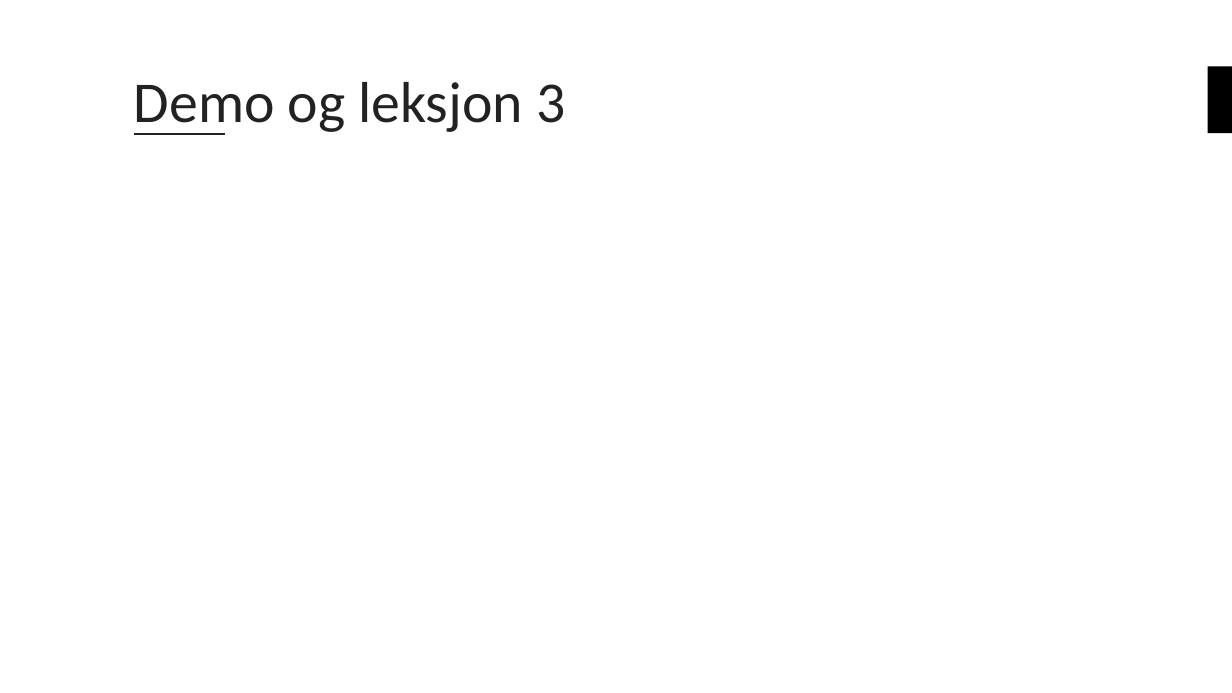
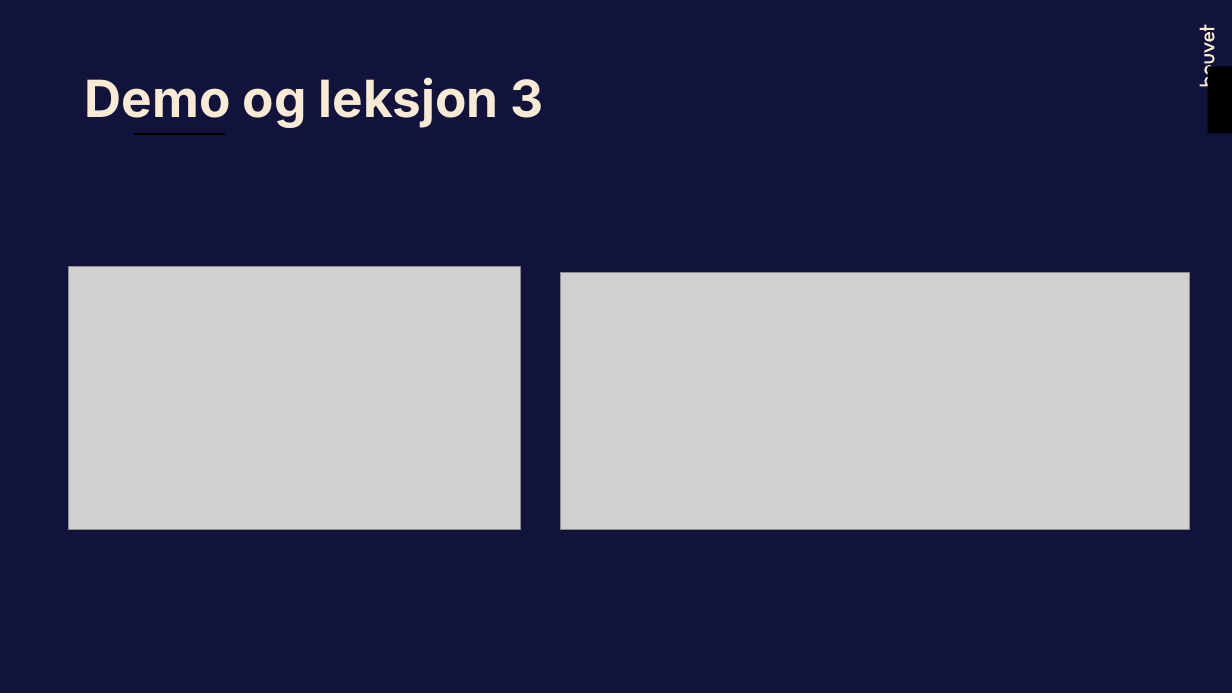
Before and after one commit to bouvet/azure-workshops, a slide deck: slide 26 of Workshop_2/Presentasjon/Azureskolen-Workshop#2.pptx (slide 25 before the commit). Drawn at 1232x693 pixels with LibreOffice and Linux fonts; fonts in the diff are those of the drawing; grey boxes stand for pictures; background and template pictures are left out. Boxes give left, top, right and bottom in pixels: in the first picture for what was removed or moved away, otherwise in the second. Text is boxed around its words. In the diff, an @@ line names an element or a change of style, - is before the commit and + after.

```diff
--- a/Workshop_2/Presentasjon/Azureskolen-Workshop#2.pptx
+++ b/Workshop_2/Presentasjon/Azureskolen-Workshop#2.pptx
@@ background #FFFFFF to #11133C @@
@@ freeform shape added at (1200,25,1215,87), fill #F9EAD3 @@
@@ freeform shape added at (1205,31,1215,42), fill #F9EAD3 @@
@@ freeform shape added at (1207,36,1207,37), fill #11133C at 55% opacity @@
@@ title "Demo og leksjon 3": place and size @@
-title "Demo og leksjon 3" at (134,82,565,135)
+title "Demo og leksjon 3" at (85,77,544,128)
@@ title "Demo og leksjon 3" at (85,77,544,128): size 45 to 40 pt, font Calibri to Inter, text colour #222222 to #F9EAD3, bold on; vertical alignment middle to top @@
@@ line (134, 134) - (226, 134): stroke #222222 2 pt to #000000 2 pt @@
@@ picture added at (68,267,520,531) @@
@@ picture added at (560,272,1189,530) @@
```
Also in this commit, not shown: 22 other slides changed, 3 slides added, 2 slides removed.
